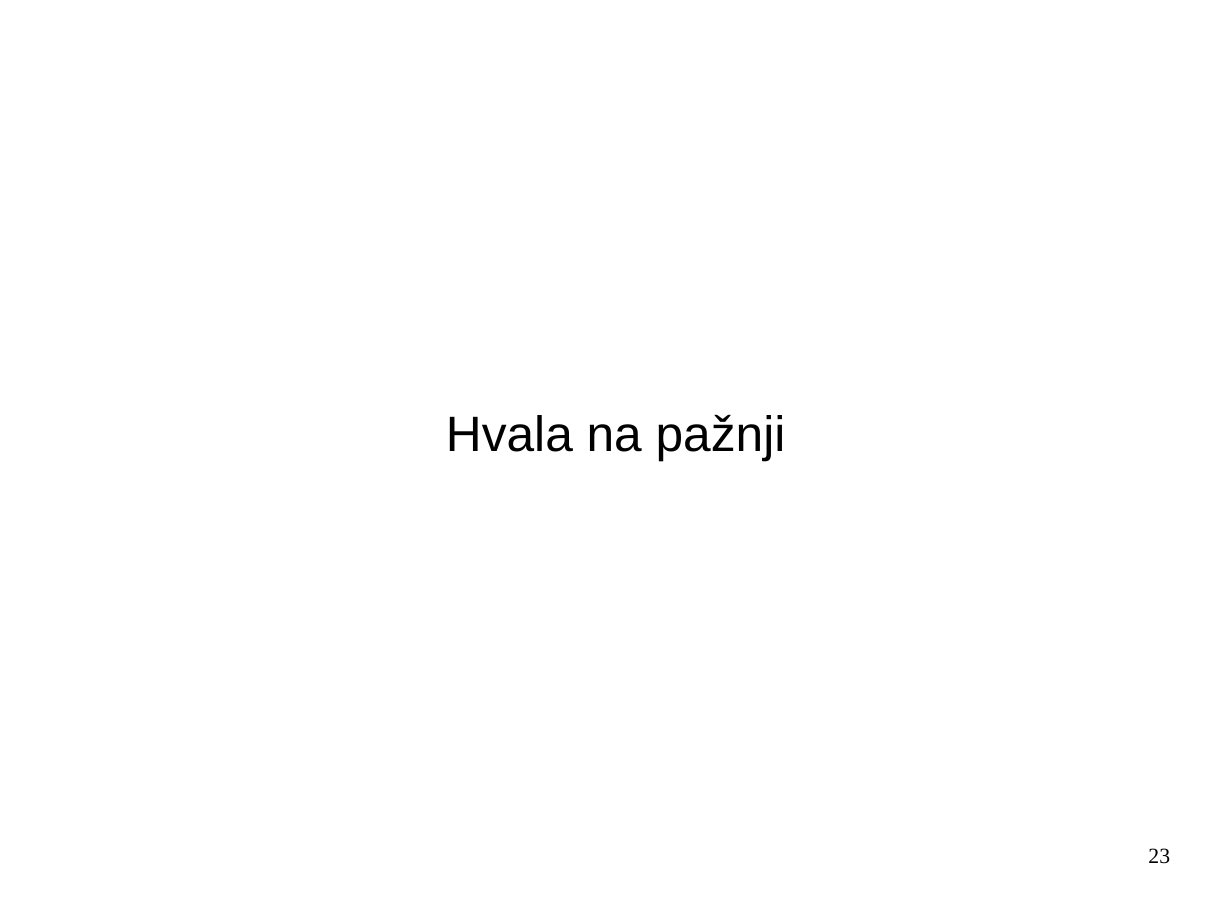
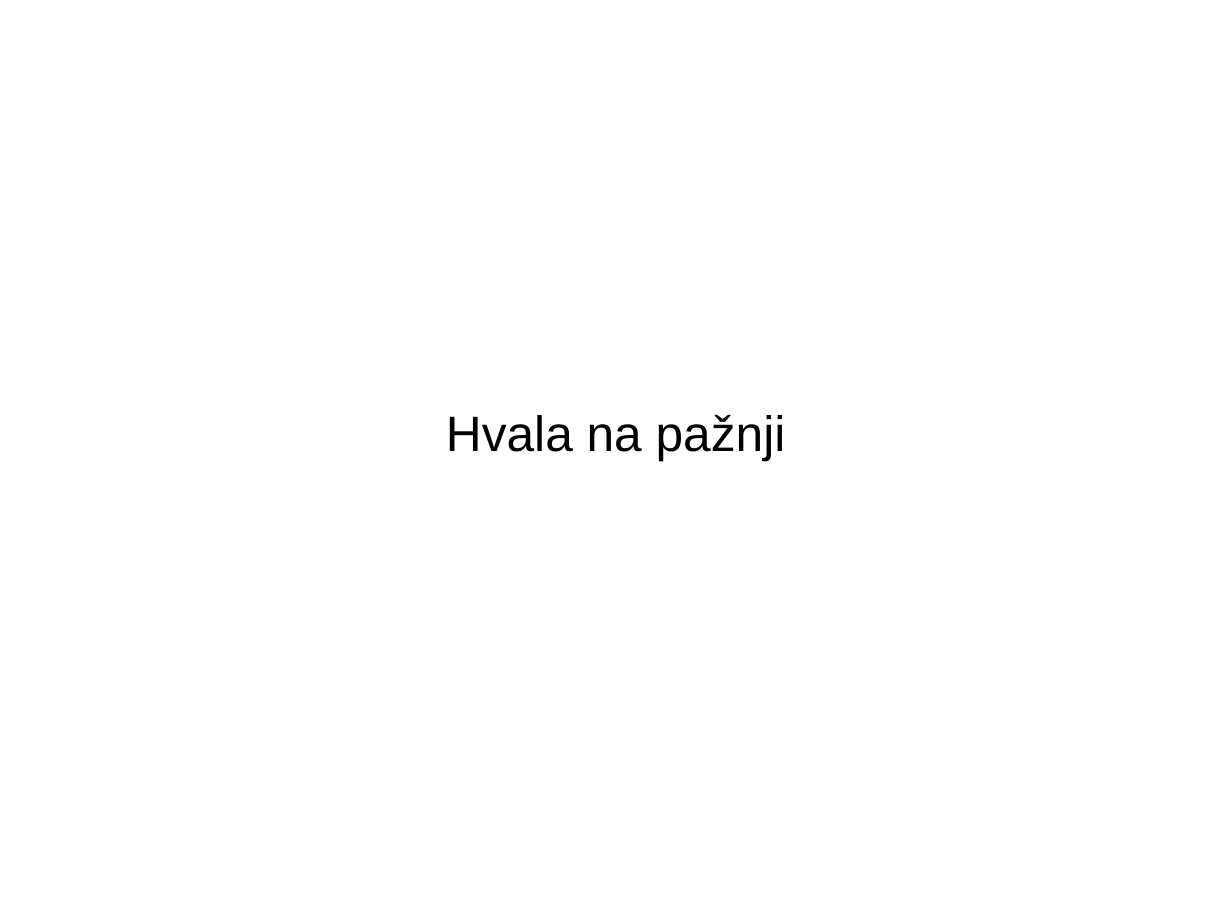
Before and after one commit to mirjamsk/DNAdrivenIFS, a slide deck: slide 23 of CD_bundle/prezentacija.odp. Drawn at 1232x924 pixels with LibreOffice and Linux fonts; fonts in the diff are those of the drawing. Boxes give left, top, right and bottom in pixels: in the first picture for what was removed or moved away, otherwise in the second. Text is boxed around its words. In the diff, an @@ line names an element or a change of style, - is before the commit and + after.

```diff
--- a/CD_bundle/prezentacija.odp
+++ b/CD_bundle/prezentacija.odp
@@ page number removed at (1148,848,1170,864) @@
-23
```
Also in this commit, not shown: 5 other slides changed, 1 other file.
